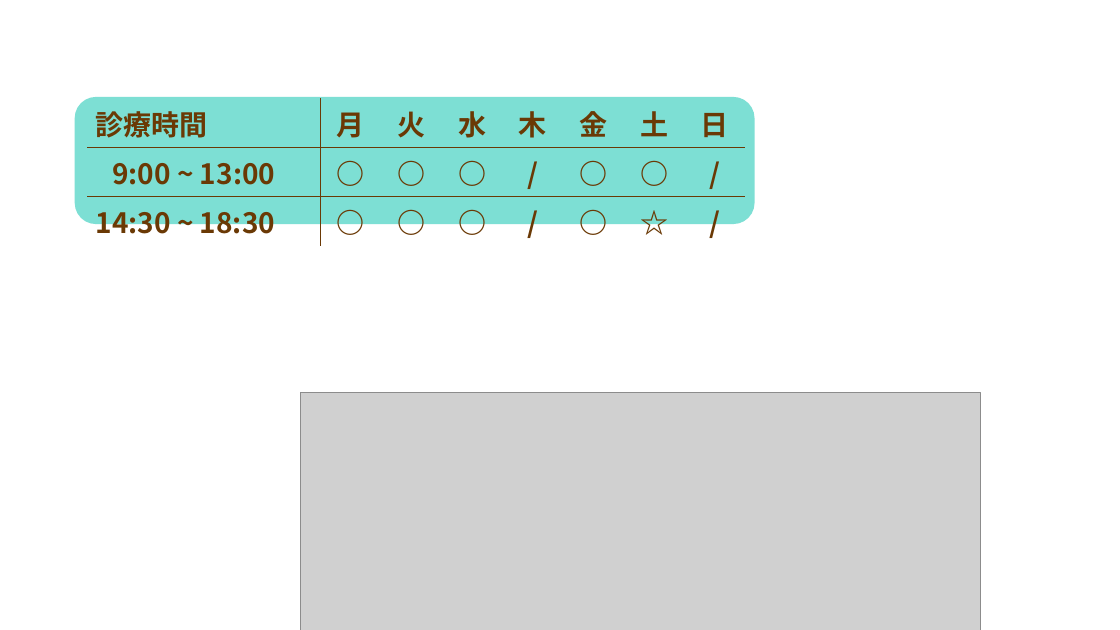
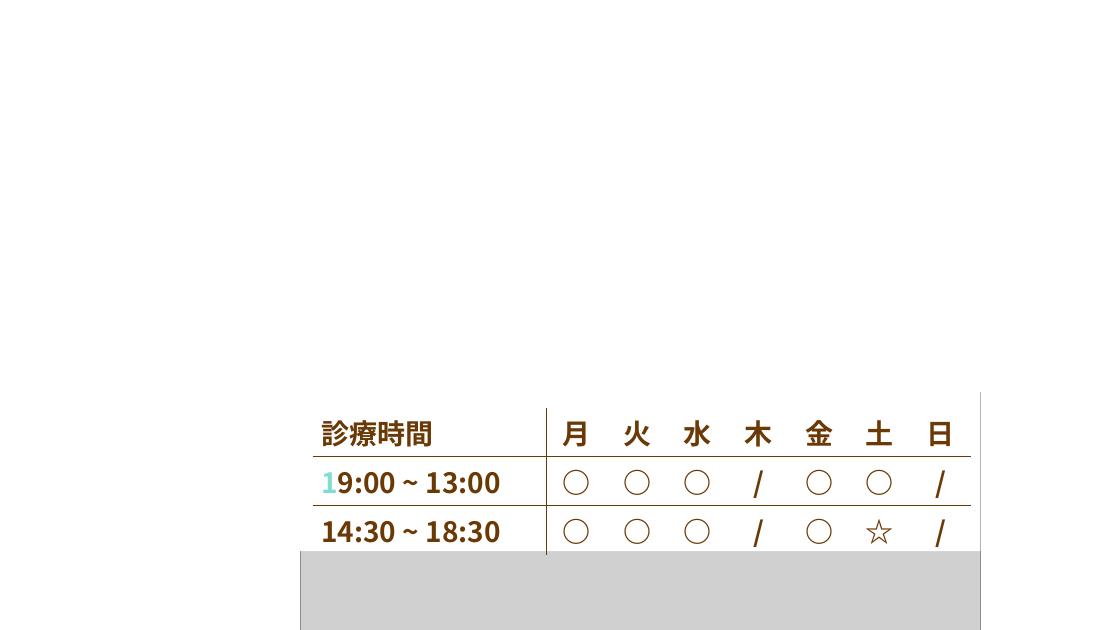
Before and after one commit to sakokazu1818/dentist, a slide deck: slide 1 of app/assets/images/プレゼンテーション1.pptx. Drawn at 1120x630 pixels with LibreOffice and Linux fonts; fonts in the diff are those of the drawing; grey boxes stand for pictures. Boxes give left, top, right and bottom in pixels: in the first picture for what was removed or moved away, otherwise in the second. Text is boxed around its words. In the diff, an @@ line names an element or a change of style, - is before the commit and + after.

```diff
--- a/app/assets/images/プレゼンテーション1.pptx
+++ b/app/assets/images/プレゼンテーション1.pptx
@@ rounded rectangle removed at box(75, 97, 755, 223) @@
@@ rectangle added at box(231, 358, 981, 551), fill #FFFFFF @@
@@ table: place and size @@
-table at box(87, 98, 744, 245)
+table at box(313, 408, 970, 547)
```
Also in this commit, not shown: 6 other files.
